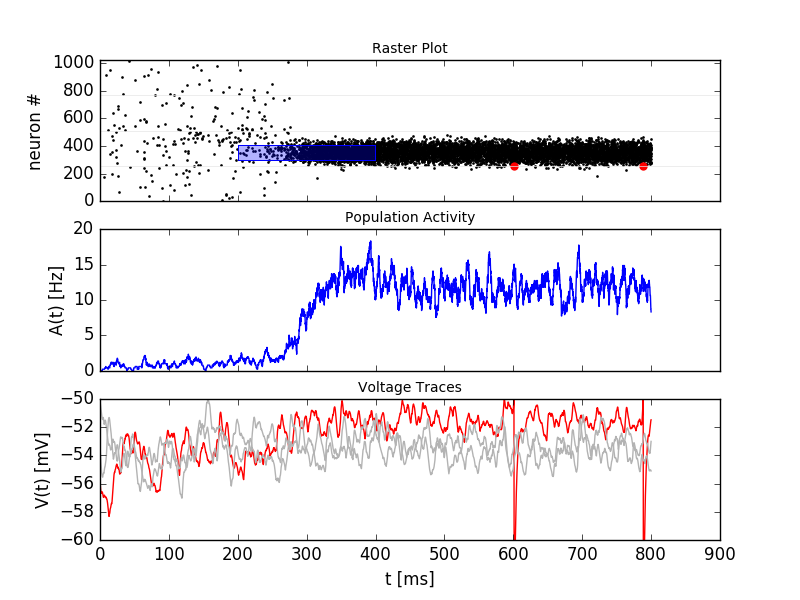
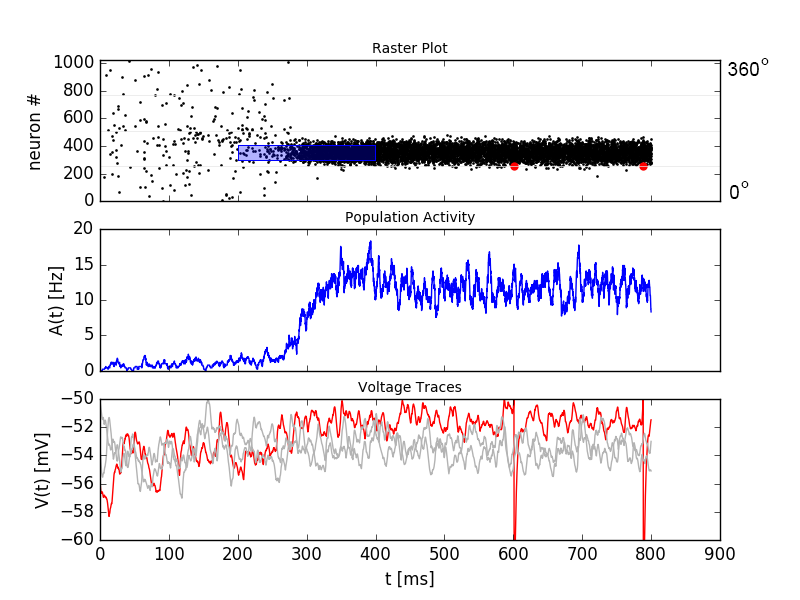
Layers edited between the first and the second (800, 600) image:
added layer "360°" above "0°" over left=728, top=58, right=769, bottom=76
added layer "0°" above "Rectangle 2" over left=730, top=181, right=749, bottom=199
